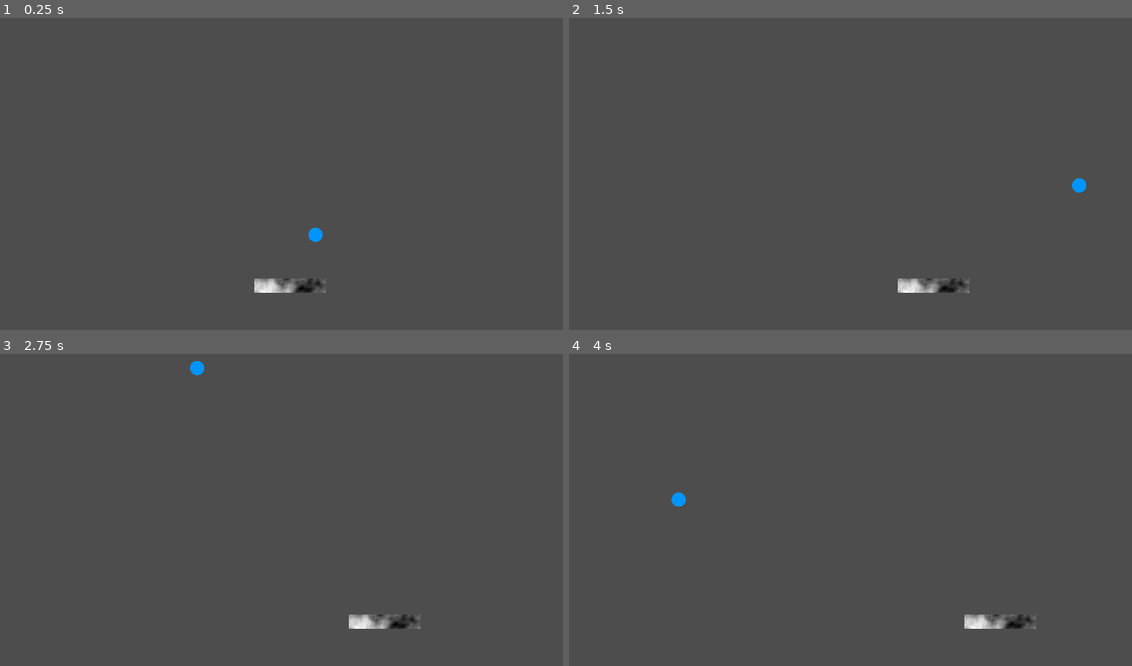
Above: before the commit, frames 1-4 (two rows, left to right).
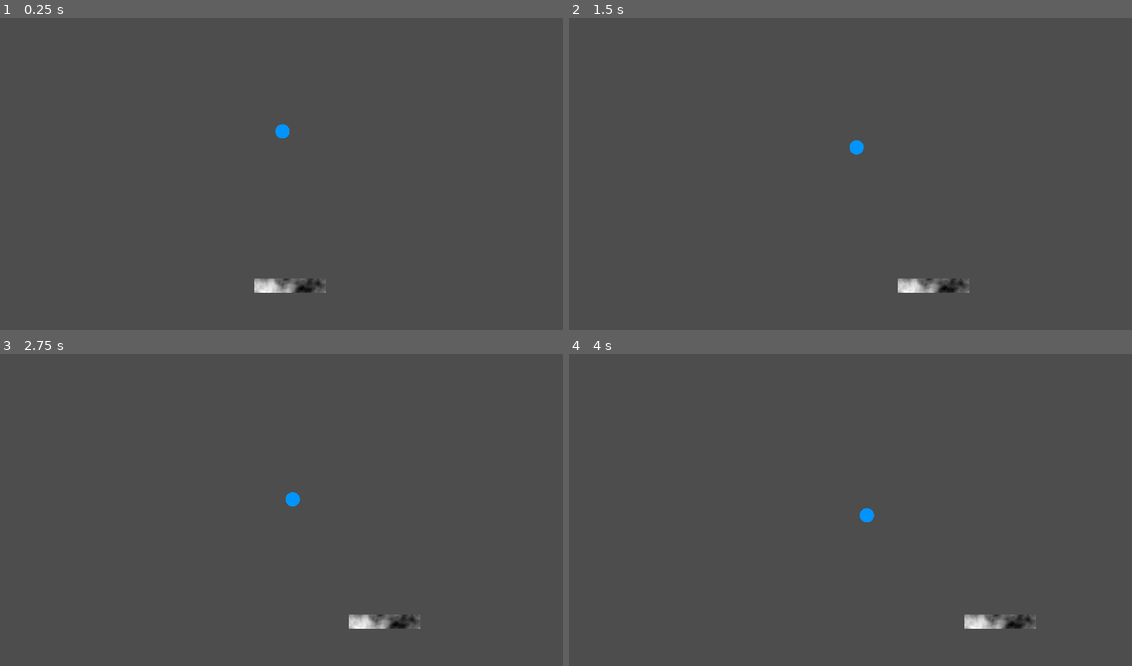
Above: after the commit, the same moments.

Repository: dadames/GMTK2024
Game: Godot game, scene res://Game/test_area.tscn
The game is run twice, just before and just after one commit, with the same random seed, the same clock (stepped at 60 frames per second) and the same inputs. This scene is started directly instead of the project's main scene.
Inputs:
- Up to frame 1 (0.25 s): no input
- Up to frame 2 (1.5 s): hold Right (ui_right) 0.53-1.28 s; hold Left (ui_left) from 1.28 s (still down)
- Up to frame 3 (2.75 s): release Left (ui_left) at 2.03 s; hold Right (ui_right) from 2.03 s (still down)
- Up to frame 4 (4 s): release Right (ui_right) at 3.53 s; hold Left (ui_left) from 3.53 s (still down)

The runs differ from the first frame. In frame 1, 0.2% of the frame differs, in the area x 48-58%, y 33-72%; in frame 2, 0.2%, in the area x 49-92%, y 39-56%; in frame 3, 0.2%; in frame 4, 0.2%.

Commit message:
Changed ball to use physics_process instead of process

Diff:
--- a/Game/Ball/ball.gd
+++ b/Game/Ball/ball.gd
@@ -1,17 +1,17 @@
 extends CharacterBody2D
 
-@export var Speed:int = 1000
+@export var speed: float = 30
 
 # Called when the node enters the scene tree for the first time.
 func _ready() -> void:
 	#Find angle within a 60 degree downward cone
-#then use our angle to determine the direction ball starts
+	#then use our angle to determine the direction ball starts
 	var angle:float = deg_to_rad(randf_range(60,120))
-	velocity = Vector2(cos(angle), sin(angle)) * Speed
+	velocity = Vector2(cos(angle), sin(angle)) * speed
 
 # Called every frame. 'delta' is the elapsed time since the previous frame.
-func _process(delta: float) -> void:
+func _physics_process(delta: float) -> void:
 	#Move the ball, check for collisions, and bounce off if a collision occurs.
-	var CollisionInfo := move_and_collide(velocity * delta)
-	if CollisionInfo:
-		velocity = velocity.bounce(CollisionInfo.get_normal())
+	var collisionInfo := move_and_collide(velocity * delta)
+	if collisionInfo:
+		velocity = velocity.bounce(collisionInfo.get_normal())
--- a/Game/Brick/brick_controller.gd
+++ b/Game/Brick/brick_controller.gd
@@ -32,7 +32,7 @@
 		initialize()
 
 func _process(delta: float) -> void:
-	if falling && !Engine.is_editor_hint():
+	if isFalling && !Engine.is_editor_hint():
 		position.y += delta * fallSpeed
 
 func initialize() -> void:
@@ -67,6 +67,7 @@
 
 func start_falling() -> void:
 	isFalling = true
+	print("A")
 
 func stop_falling() -> void:
 	isFalling = false
--- a/Game/Levels/level_1.tscn
+++ b/Game/Levels/level_1.tscn
@@ -10,7 +10,7 @@
 [node name="Brick" parent="." instance=ExtResource("1_ut3aw")]
 position = Vector2(8, 0)
 scale = Vector2(-1, 1)
-color = Color(1, 0, 0, 1)
+color = Color(0.946401, 4.52429e-06, 0.581088, 1)
 mirrored = true
 
 [node name="Brick2" parent="." instance=ExtResource("1_ut3aw")]
--- /dev/null
+++ b/Game/game.tscn
@@ -0,0 +1,20 @@
+[gd_scene load_steps=5 format=3 uid="uid://dapf23v7r06pk"]
+
+[ext_resource type="PackedScene" uid="uid://ckvkv3plb4arj" path="res://Game/camera_2d.tscn" id="1_mqw14"]
+[ext_resource type="PackedScene" uid="uid://bjxmpt84gkaov" path="res://Game/Levels/level_1.tscn" id="2_0hxx3"]
+[ext_resource type="PackedScene" uid="uid://bjx5beibty7lr" path="res://Game/Paddle/paddle.tscn" id="3_31cgl"]
+[ext_resource type="PackedScene" uid="uid://cik3us1ca1grp" path="res://Game/Ball/ball.tscn" id="4_nyhvm"]
+
+[node name="Game" type="Node2D"]
+
+[node name="Camera2D" parent="." instance=ExtResource("1_mqw14")]
+
+[node name="Level 1" parent="." instance=ExtResource("2_0hxx3")]
+
+[node name="Paddle" parent="." instance=ExtResource("3_31cgl")]
+position = Vector2(0, 12)
+scale = Vector2(0.063, 0.063)
+
+[node name="Ball" parent="." instance=ExtResource("4_nyhvm")]
+position = Vector2(0, 4)
+scale = Vector2(0.063, 0.063)
